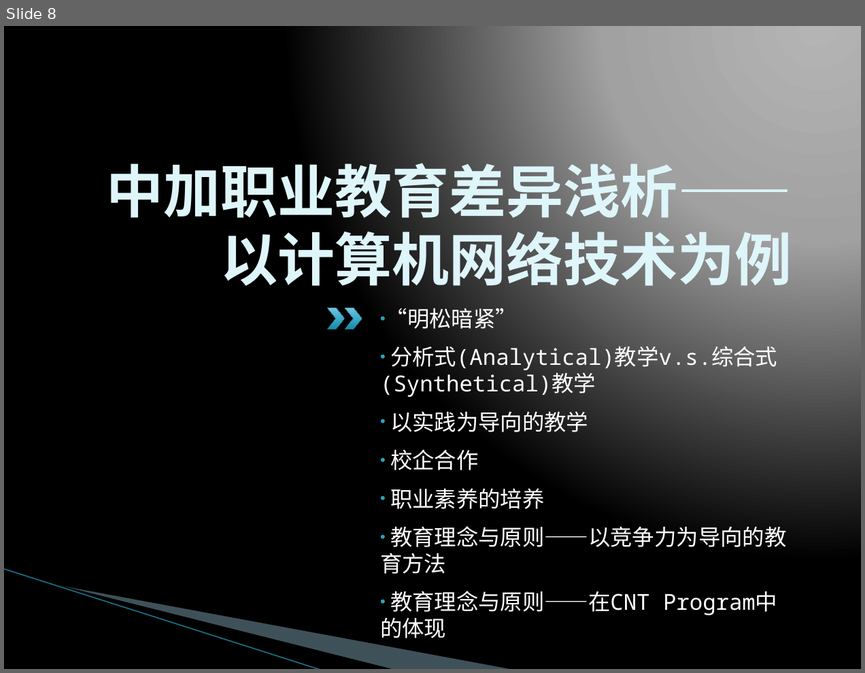
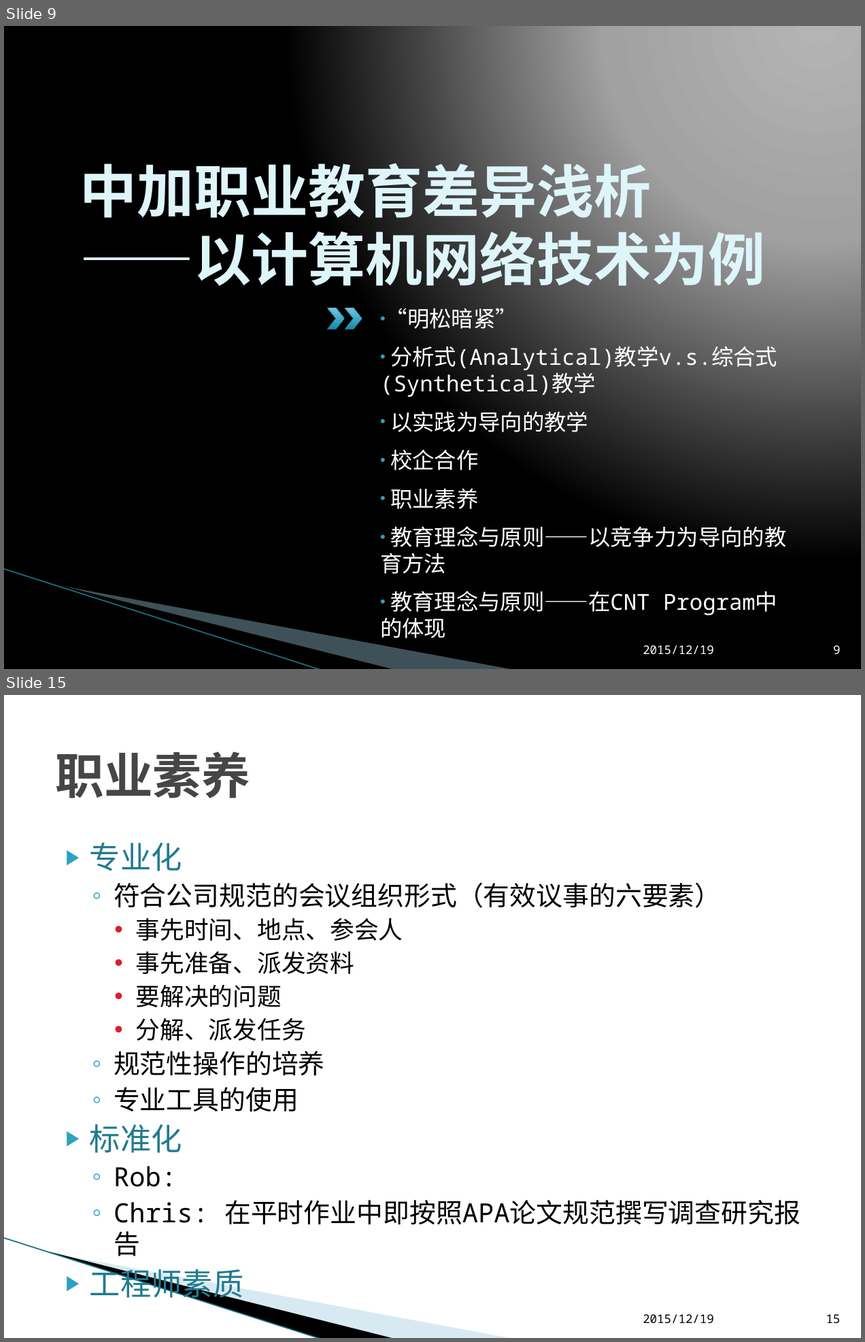
Before and after one commit to L3w1s-L1u/_outline, a slide deck: _Holland_College/赴加培训工作汇报.pptx. Shown one above the other, each under a label of ours: slide 8 before the commit, slides 9 and 15 after it; the slides between them are not shown. The pictures are 865x673 and 865x1342 pixels, drawn with LibreOffice and Linux fonts; fonts in the diff are those of the drawing; background and template pictures are left out. Boxes give left, top, right and bottom in pixels: in the first picture for what was removed or moved away, otherwise in the second. Text is boxed around its words. In the diff, an @@ line names an element or a change of style, - is before the commit and + after.

```diff
--- a/_Holland_College/赴加培训工作汇报.pptx
+++ b/_Holland_College/赴加培训工作汇报.pptx
@@ slide 15 added at box(4, 695, 861, 1338), background #FFFFFF; not listed: 3 template elements that a slide beside it also shows @@
@@ title added at box(55, 751, 250, 798), 41 pt, text #464646, bold @@
+职业素养
@@ text added at box(90, 843, 800, 1224), 22.2 pt, text #000000 @@
+▶ 专业化
+  ◦ 符合公司规范的会议组织形式（有效议事的六要素）
+    • 事先时间、地点、参会人
+    • 事先准备、派发资料
+    • 要解决的问题
+    • 分解、派发任务
+  ◦ 规范性操作的培养
+  ◦ 专业工具的使用
+▶ 标准化
+  ◦ Rob:
+  ◦ Chris: 在平时作业中即按照APA论文规范撰写调查研究报告
+▶ 工程师素质
@@ text added at box(643, 1314, 714, 1323), 10 pt, text #000000 @@
+2015/12/19
@@ page number added at box(826, 1314, 840, 1323), 10 pt, text #000000 @@
+15
@@ what was slide 8 is now slide 9 @@
@@ slide 9 changed as well @@
@@ title at box(80, 155, 766, 295): text changed @@
-中加职业教育差异浅析——以计算机网络技术为例
+中加职业教育差异浅析
+——以计算机网络技术为例
@@ text at box(390, 488, 478, 509): text changed @@
-• 职业素养的培养
+• 职业素养
@@ text added at box(643, 645, 714, 654), 10 pt, text #FFFFFF @@
+2015/12/19
@@ page number added at box(833, 645, 840, 654), 10 pt, text #FFFFFF @@
+9
```
Also in this commit, not shown: 7 other slides changed, 13 other slides added, 3 slides removed, 5 other files.
